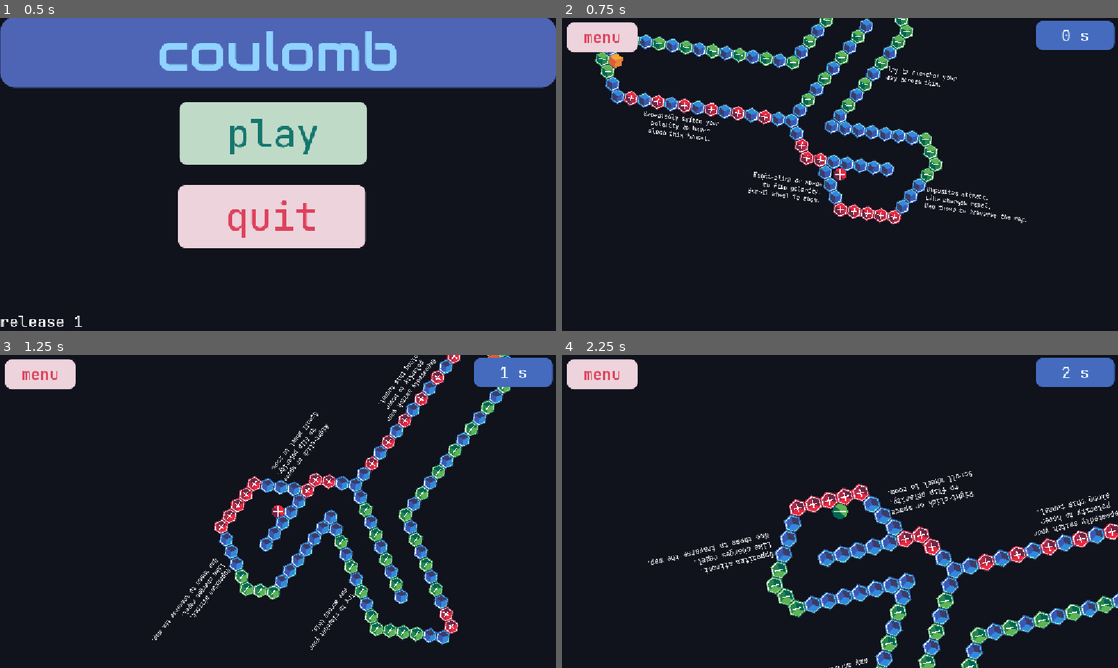
Above: before the commit, frames 1-4 (two rows, left to right).
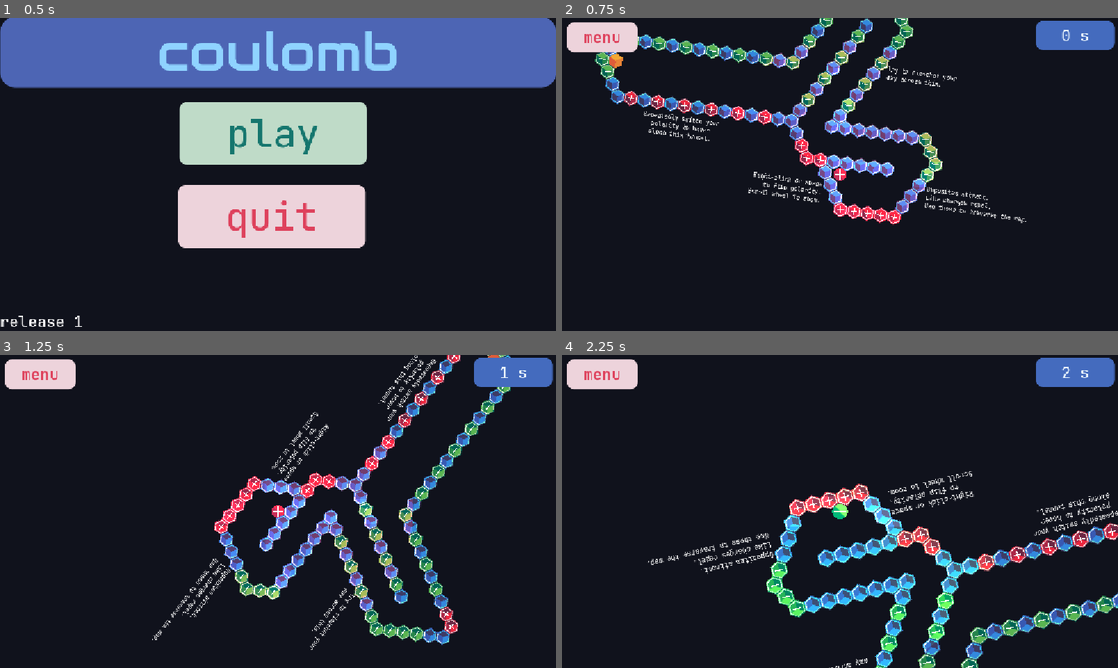
Above: after the commit, the same moments.

Repository: alstocras/electromagnetic-maze
Game: Godot game, scene res://src/scenes/main.tscn
The game is run twice, just before and just after one commit, with the same random seed, the same clock (stepped at 60 frames per second) and the same inputs.
Inputs (mouse positions are in pixels of both pictures, inside the frame that each line leads up to):
- Up to frame 1 (0.5 s): no input
- Up to frame 2 (0.75 s): click "play" at 0.5 s
- Up to frame 3 (1.25 s): no input
- Up to frame 4 (2.25 s): move the mouse to (962, 495) at 1.27 s; right-click (962, 495) at 1.35 s; move the mouse to (728, 527) at 2.02 s; tap Mouse wheel up (zoomIn) at 2.1 s

Frame 1 is identical in both runs. In frame 2, 4.0% of the frame differs, in the area x 28-69%, y 7-67%; in frame 3, 3.6%; in frame 4, 5.0%, in the area x 36-79%, y 41-100%.

Commit message:
added lighting

Diff:
--- /dev/null
+++ b/assets/sprites/lighting/player-point-light.svg
@@ -0,0 +1,72 @@
+<?xml version="1.0" encoding="UTF-8" standalone="no"?>
+<!-- Created with Inkscape (http://www.inkscape.org/) -->
+
+<svg
+   width="560"
+   height="640"
+   viewBox="0 0 148.16666 169.33333"
+   version="1.1"
+   id="svg1"
+   inkscape:version="1.4.4 (dcaf3e7d9e, 2026-05-05)"
+   sodipodi:docname="player-point-light.svg"
+   xmlns:inkscape="http://www.inkscape.org/namespaces/inkscape"
+   xmlns:sodipodi="http://sodipodi.sourceforge.net/DTD/sodipodi-0.dtd"
+   xmlns:xlink="http://www.w3.org/1999/xlink"
+   xmlns="http://www.w3.org/2000/svg"
+   xmlns:svg="http://www.w3.org/2000/svg">
+  <sodipodi:namedview
+     id="namedview1"
+     pagecolor="#505050"
+     bordercolor="#ffffff"
+     borderopacity="1"
+     inkscape:showpageshadow="0"
+     inkscape:pageopacity="0"
+     inkscape:pagecheckerboard="1"
+     inkscape:deskcolor="#505050"
+     inkscape:document-units="mm"
+     inkscape:zoom="1.0538791"
+     inkscape:cx="222.03686"
+     inkscape:cy="227.25568"
+     inkscape:window-width="2546"
+     inkscape:window-height="1388"
+     inkscape:window-x="0"
+     inkscape:window-y="0"
+     inkscape:window-maximized="1"
+     inkscape:current-layer="layer1" />
+  <defs
+     id="defs1">
+    <linearGradient
+       id="linearGradient1"
+       inkscape:collect="always">
+      <stop
+         style="stop-color:#ffffff;stop-opacity:1;"
+         offset="0.09005144"
+         id="stop1" />
+      <stop
+         style="stop-color:#ffffff;stop-opacity:0;"
+         offset="0.962623"
+         id="stop2" />
+    </linearGradient>
+    <radialGradient
+       inkscape:collect="always"
+       xlink:href="#linearGradient1"
+       id="radialGradient2"
+       cx="74.083336"
+       cy="84.666664"
+       fx="74.083336"
+       fy="84.666664"
+       r="74.083336"
+       gradientUnits="userSpaceOnUse" />
+  </defs>
+  <g
+     inkscape:label="Layer 1"
+     inkscape:groupmode="layer"
+     id="layer1">
+    <circle
+       style="fill:url(#radialGradient2);stroke:#26854c;stroke-width:0"
+       id="path1"
+       cx="74.083336"
+       cy="84.666664"
+       r="74.083336" />
+  </g>
+</svg>
--- a/assets/sprites/terrain/win.svg
+++ b/assets/sprites/terrain/win.svg
@@ -26,7 +26,7 @@
      inkscape:zoom="16.862065"
      inkscape:cx="13.432518"
      inkscape:cy="7.1462184"
-     inkscape:window-width="2546"
+     inkscape:window-width="1266"
      inkscape:window-height="1388"
      inkscape:window-x="0"
      inkscape:window-y="0"
--- a/src/scenes/end.tscn
+++ b/src/scenes/end.tscn
@@ -59,7 +59,7 @@
 theme_override_font_sizes/font_size = 80
 theme_override_styles/normal = SubResource("StyleBoxFlat_hujm0")
 theme_override_styles/hover = ExtResource("3_q2j02")
-text = "play"
+text = "replay"
 
 [node name="RichTextLabel" type="RichTextLabel" parent="CanvasLayer" unique_id=97273695]
 offset_left = 1.0
--- a/src/scenes/player.tscn
+++ b/src/scenes/player.tscn
@@ -2,6 +2,7 @@
 
 [ext_resource type="Script" uid="uid://mh4xtf0wrspq" path="res://src/scripts/player.gd" id="1_v4rts"]
 [ext_resource type="Texture2D" uid="uid://cfj8i5xakb7fa" path="res://assets/sprites/objects/player/1player.svg" id="2_hwyk6"]
+[ext_resource type="Texture2D" uid="uid://byiff5d4fovgv" path="res://assets/sprites/lighting/player-point-light.svg" id="2_l2v1k"]
 [ext_resource type="AudioStream" uid="uid://dxnr2ikiomdd1" path="res://assets/audio/sfx/switch.ogg" id="3_hwyk6"]
 
 [sub_resource type="CircleShape2D" id="CircleShape2D_onrkg"]
@@ -10,12 +11,16 @@
 [node name="Player" type="RigidBody2D" unique_id=701928148 groups=["player"]]
 script = ExtResource("1_v4rts")
 
+[node name="CollisionShape2D" type="CollisionShape2D" parent="." unique_id=1387210835]
+shape = SubResource("CircleShape2D_onrkg")
+
+[node name="PointLight2D" type="PointLight2D" parent="." unique_id=680712902]
+color = Color(0.92156863, 0.2627451, 0.38039216, 1)
+texture = ExtResource("2_l2v1k")
+
 [node name="Sprite2D" type="Sprite2D" parent="." unique_id=1665653660]
 scale = Vector2(0.04732148, 0.047321487)
 texture = ExtResource("2_hwyk6")
-
-[node name="CollisionShape2D" type="CollisionShape2D" parent="." unique_id=1387210835]
-shape = SubResource("CircleShape2D_onrkg")
 
 [node name="Camera2D" type="Camera2D" parent="." unique_id=1065094151]
 ignore_rotation = false
--- a/src/scripts/player.gd
+++ b/src/scripts/player.gd
@@ -11,6 +11,7 @@
 		charge *= -1;
 		$Switch.play();
 	$Sprite2D.texture = load("res://assets/sprites/objects/player/" + str(charge) + "player.svg");
+	$PointLight2D.texture = load("res://assets/sprites/objects/player/" + str(charge) + "player.svg");
 
 	if Input.is_action_just_pressed("zoomIn"):
 		var zoomAmount: float = 1.2
@@ -20,6 +21,11 @@
 		var zoomAmount: float = 0.8
 		$Camera2D.zoom *= zoomAmount;
 		$Camera2D.zoom = clamp($Camera2D.zoom, Vector2(0.01, 0.01), Vector2(2.0, 2.0));
+
+	if charge == 1:
+		$PointLight2D.color = "eb4361"
+	elif charge == -1:
+		$PointLight2D.color = "a8e386"
 
 
 func _physics_process(delta: float) -> void:
Not shown, added: assets/sprites/lighting/player-point-light.svg.import
